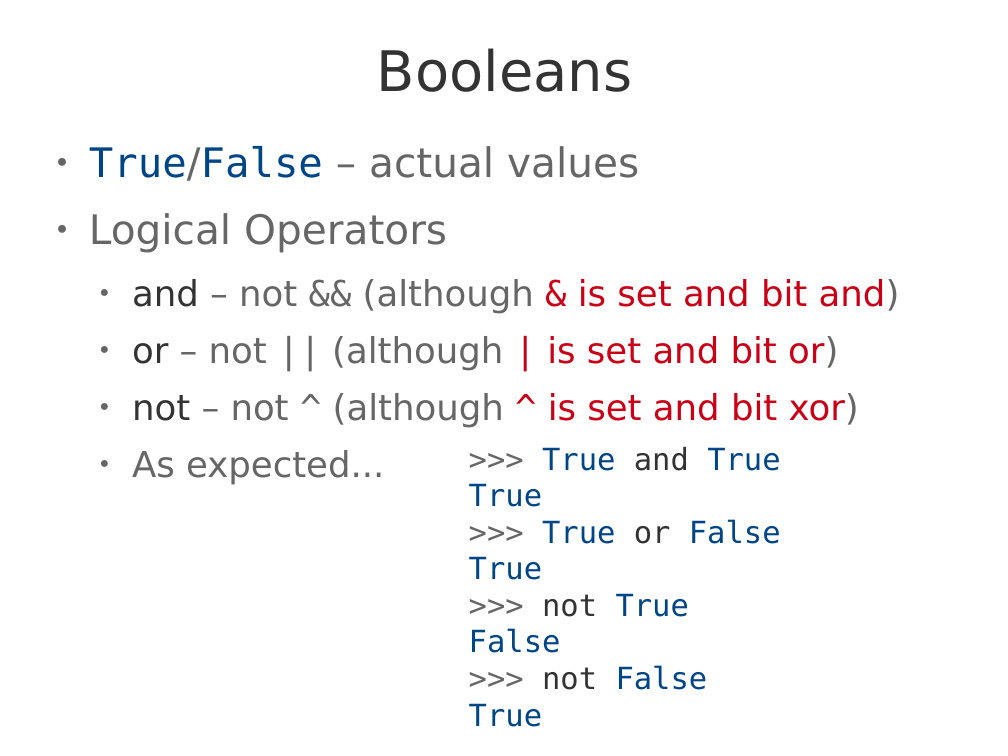
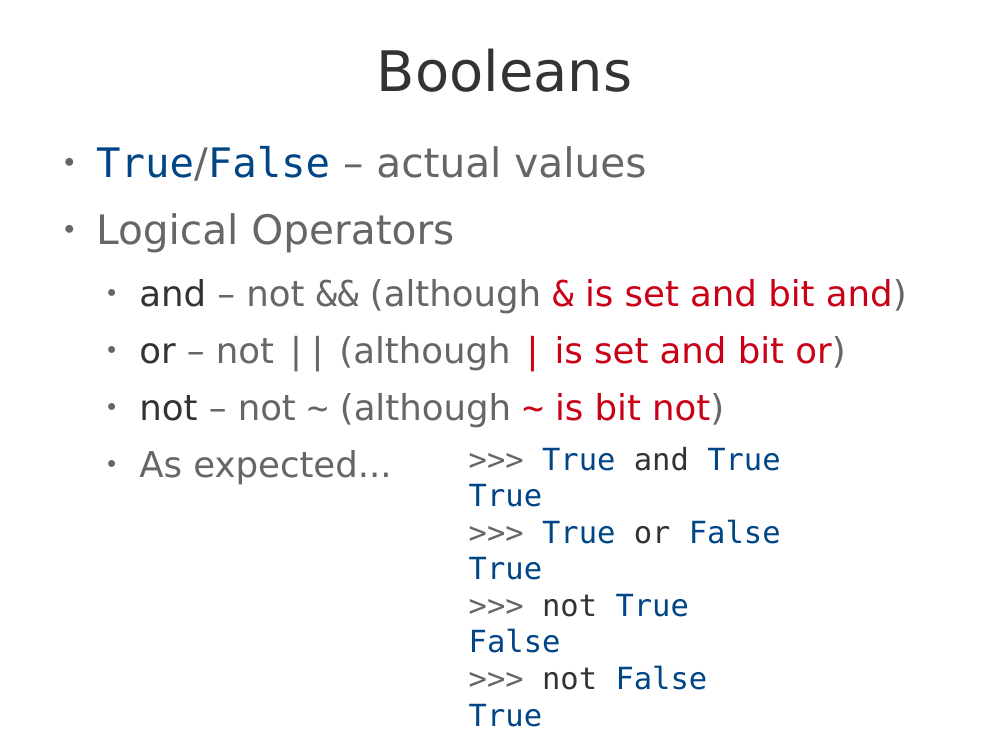
Before and after one commit to theonewolf/15-441-Recitation-Sessions, a slide deck: slide 20 of recitation4/src/recitation4.odp. Drawn at 1008x756 pixels with LibreOffice and Linux fonts; fonts in the diff are those of the drawing. Boxes give left, top, right and bottom in pixels: in the first picture for what was removed or moved away, otherwise in the second. Text is boxed around its words. In the diff, an @@ line names an element or a change of style, - is before the commit and + after.

Commit message:
fixed logical operator from ^ to proper ~ for not, also changed class to instance in class discussion

```diff
--- a/recitation4/src/recitation4.odp
+++ b/recitation4/src/recitation4.odp
@@ text "True/False – actual values": place and size @@
-text "True/False – actual values" at (89, 146, 900, 485)
+text "True/False – actual values" at (96, 146, 907, 485)
@@ text at (139, 393, 724, 427): text changed @@
-  ● not – not ^ (although ^ is set and bit xor)
+  ● not – not ~ (although ~ is bit not)
```
Also in this commit, not shown: 2 other slides changed, 1 other file.
